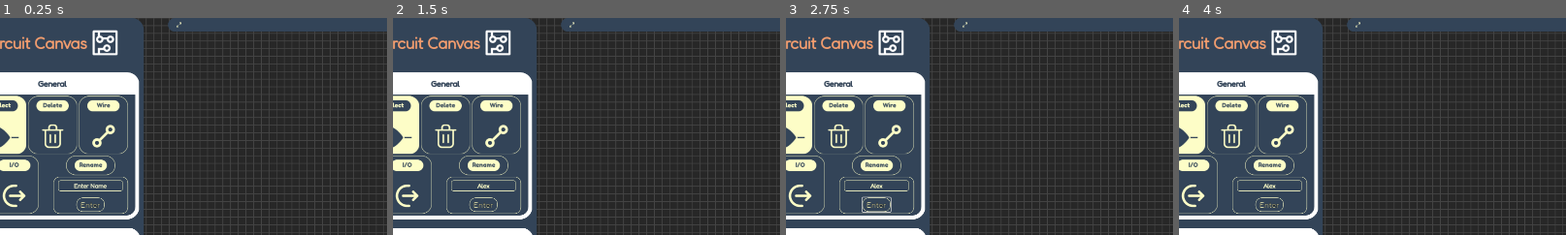
Above: before the commit, frames 1-4 (left to right).
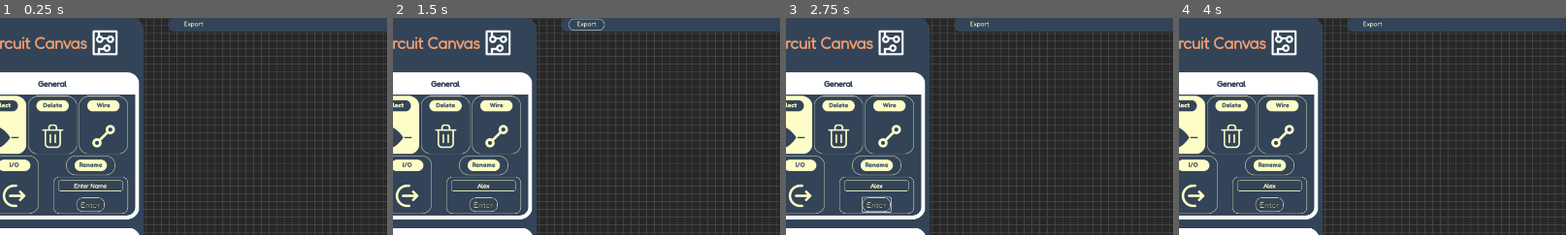
Above: after the commit, the same moments.

Repository: sleep-walkerr/CircuitCanvas
Game: Godot game, scene res://MainScene.tscn
The game is run twice, just before and just after one commit, with the same random seed, the same clock (stepped at 60 frames per second) and the same inputs.
Inputs (mouse positions are % of the whole screen's width and height, from its top left; square brackets give the same spot before the commit, where the layout moved):
- Up to frame 1 (0.25 s): no input
- Up to frame 2 (1.5 s): click (17, 39) at 0.52 s; type "Alex" at 0.6 s; click (30, 2) [28, 2] at 1.25 s
- Up to frame 3 (2.75 s): click "Enter" at 2 s
- Up to frame 4 (4 s): click "Enter" at 2.75 s; click (70, 2) at 3.5 s
The pictures show only the part of the screen within x 5-55%, y 0-50%; the shares and areas given below are measured in that part.

The runs differ from the first frame. In frame 1, less than 0.1% of the frame differs, in the area x 45-53%, y 1-5%; in frame 2, 0.2%, in the area x 45-55%, y 0-6%; in frame 3, less than 0.1%; in frame 4, less than 0.1%.
Error in both runs: Invalid assignment of property or key 'name' with value of type 'String' on a base object of type 'Nil'. (res://MainScene.gd:216)

Commit message:
final changes before cssymposium release

Diff:
--- a/Export/export_to_sdl.gd
+++ b/Export/export_to_sdl.gd
@@ -141,12 +141,6 @@
 			WireConnections.append(simplified_wire)
 	# END STEP 1 IN ALGORITHM
 	# ***********************************************************************************************
-
-
-
-
-
-
 	# ALGORITHM STEP 2
 	# make list with all pins that are making contact with a gate or input/output
 	var ContactPins = []
@@ -192,51 +186,13 @@
 				if other_pin_match[2].has(pin_match[2][0]) and other_pin_match[2].has(pin_match[2][1]):
 					MatchesFound.erase(other_pin_match)
 
-
-
-	# PREVIOUS SECTION
-	# count matches for a given pin and put them in a struct
-	for pin_match in MatchesFound:
-		PinMatches.append(pin_match[3])
-	# count the PinMatches and order them by occurrence
-	var pin_matches_by_occurance = []
-	var pin_occurrance_mask = []
-	var pin_occurance_final = []
-	for pin_match in MatchesFound: # get unique pin_matches
-		if !pin_matches_by_occurance.has(pin_match[3]):
-			pin_matches_by_occurance.append(pin_match[3])
-	# collect # of times each pin occurrs in a match
-	for pin_match in pin_matches_by_occurance:
-		pin_occurrance_mask.append(PinMatches.count(pin_match))
-	pin_occurrance_mask.sort()
-	# replace each # with its respective pin match
-	for pin_occurance_number in pin_occurrance_mask:
-		for pin_match in pin_matches_by_occurance:
-			if PinMatches.count(pin_match) == pin_occurance_number:
-				pin_occurance_final.append([pin_match, pin_occurance_number])
-				break
-	pin_occurance_final.reverse()
-	#print("pin occurance final:", pin_occurance_final)
-	#for matched_pin in pin_occurance_final:
-		#for proposed_match in MatchesFound:
-			##if proposed_match[0].has(matched_pin[0]) or
-			#pass
-
-
-
-	# MIGHT NOT NEED PREVIOUS SECTION
-
-	print("matches list:")
-	for pin_match in MatchesFound:
-		print(pin_match," ", PinMatches.count(pin_match[3]))
-	print("end list")
-
 	# second simplification using matches, this time condensing wires instead of combining them, using recursion
 	for pin_match in MatchesFound:
 		CondenseWires(pin_match)
 		MatchesFound.erase(pin_match)
 		FindConflicts(pin_match)
 
+	#ALGORITHM STEP 3
 	# third simplification, for wire segments that are not connected directly to objects on either of their pins
 	var WiresToMerge = []
 	for wire in WireConnections:
@@ -247,20 +203,13 @@
 				break
 		if no_contact:
 			WiresToMerge.append(wire)
-
 	for wire in WiresToMerge:
 		CondenseSingleWire(wire)
-
 	# Make all connections direct
 	MakeFinalConnections()
-
-
 	# Make final version of connections after connections have all been made direct
 	RemoveInvalidConnections()
 	ParseFinalConnections()
-
-
-
 
 	print("wire connections final:")
 	for wire_connection in WireConnections:
--- a/project.godot
+++ b/project.godot
@@ -81,8 +81,6 @@
 
 [rendering]
 
-renderer/rendering_method="gl_compatibility"
-renderer/rendering_method.mobile="gl_compatibility"
 environment/defaults/default_clear_color=Color(0, 0, 0, 1)
 viewport/transparent_background=true
 environment/defaults/default_environment="res://default_env.tres"
--- a/window_dock_ncharms.tscn
+++ b/window_dock_ncharms.tscn
@@ -1,12 +1,15 @@
-[gd_scene load_steps=10 format=3 uid="uid://b7t4edynn6x1d"]
+[gd_scene load_steps=13 format=3 uid="uid://b7t4edynn6x1d"]
 
 [ext_resource type="Script" path="res://window_dock_ncharms.gd" id="1_0n6gs"]
-[ext_resource type="Texture2D" uid="uid://cstqbrtpuo01p" path="res://Icons/exit_button.png" id="1_3tv0i"]
-[ext_resource type="Texture2D" uid="uid://cj8e43b26f82x" path="res://Icons/exit_button_hover.png" id="1_p56p0"]
-[ext_resource type="Texture2D" uid="uid://cmmj3p6glo3gx" path="res://Icons/fullscreen_button.png" id="3_qxou7"]
-[ext_resource type="Texture2D" uid="uid://cyfvo4fgyjmuc" path="res://Icons/fullscreen_button_hover.png" id="4_4n2sd"]
-[ext_resource type="Texture2D" uid="uid://cww5kmtb1hx1b" path="res://Icons/minimize_button.png" id="5_qca0o"]
-[ext_resource type="Texture2D" uid="uid://byma6r5j8tpwe" path="res://Icons/minimize_button_hover.png" id="6_5n6v5"]
+[ext_resource type="Texture2D" uid="uid://uumhbh8sv8io" path="res://Icons/exit_button.png" id="1_3tv0i"]
+[ext_resource type="Texture2D" uid="uid://chpi3vcvgaax8" path="res://Icons/exit_button_hover.png" id="1_p56p0"]
+[ext_resource type="Texture2D" uid="uid://c543m64pr7io8" path="res://Icons/fullscreen_button.png" id="3_qxou7"]
+[ext_resource type="Texture2D" uid="uid://duastcyijaei7" path="res://Icons/fullscreen_button_hover.png" id="4_4n2sd"]
+[ext_resource type="Texture2D" uid="uid://fdbvn1nppocp" path="res://Icons/minimize_button.png" id="5_qca0o"]
+[ext_resource type="Texture2D" uid="uid://dpmbu1njvr2ae" path="res://Icons/minimize_button_hover.png" id="6_5n6v5"]
+[ext_resource type="Texture2D" uid="uid://dbwg8e1567d7m" path="res://Icons/export_button.png" id="8_g8yju"]
+[ext_resource type="Texture2D" uid="uid://cy8pncbf1rvsu" path="res://Icons/export_button_pressed.png" id="9_in4my"]
+[ext_resource type="Texture2D" uid="uid://b7iiobkbwrwdj" path="res://Icons/export_button_hover.png" id="10_2s3j3"]
 
 [sub_resource type="StyleBoxFlat" id="StyleBoxFlat_x2l0g"]
 bg_color = Color(0.2, 0.266667, 0.345098, 1)
@@ -74,12 +77,14 @@
 
 [node name="TextureButton" type="TextureButton" parent="."]
 layout_mode = 0
-offset_left = 21.0
-offset_top = 11.0
-offset_right = 33.0
-offset_bottom = 23.0
+offset_left = 19.0
+offset_top = -2.0
+offset_right = 108.0
+offset_bottom = 38.0
 mouse_filter = 1
-texture_normal = ExtResource("3_qxou7")
+texture_normal = ExtResource("8_g8yju")
+texture_pressed = ExtResource("9_in4my")
+texture_hover = ExtResource("10_2s3j3")
 
 [connection signal="gui_input" from="." to="." method="_on_gui_input"]
 [connection signal="mouse_entered" from="." to="." method="_on_mouse_entered"]
Binary file added: Icons/export_button.png
Binary file added: Icons/export_button_hover.png
Binary file added: Icons/export_button_pressed.png
